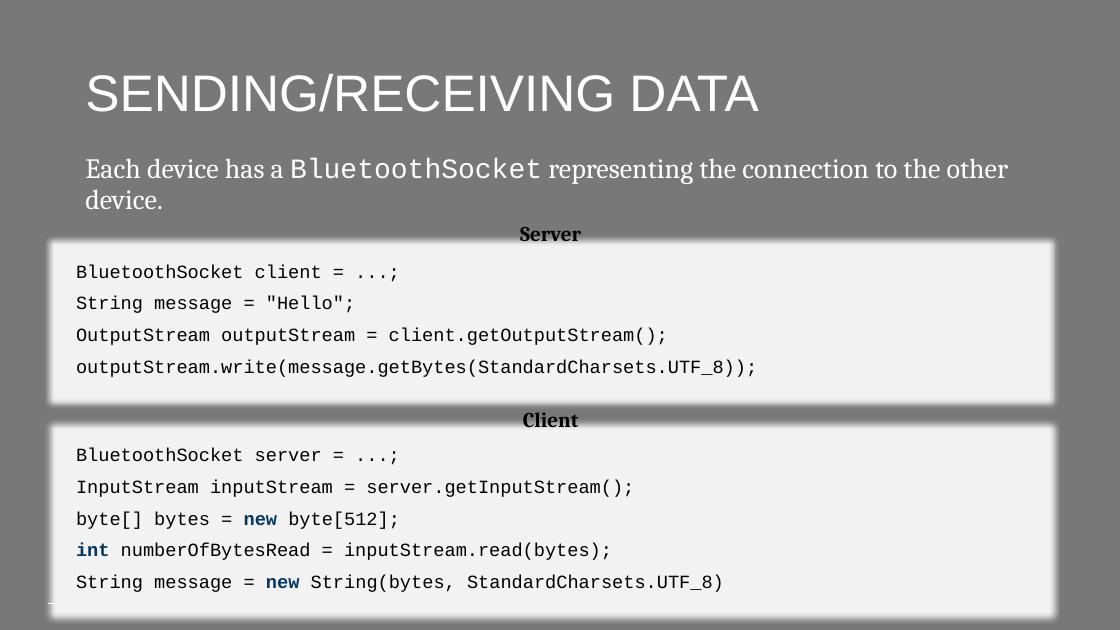
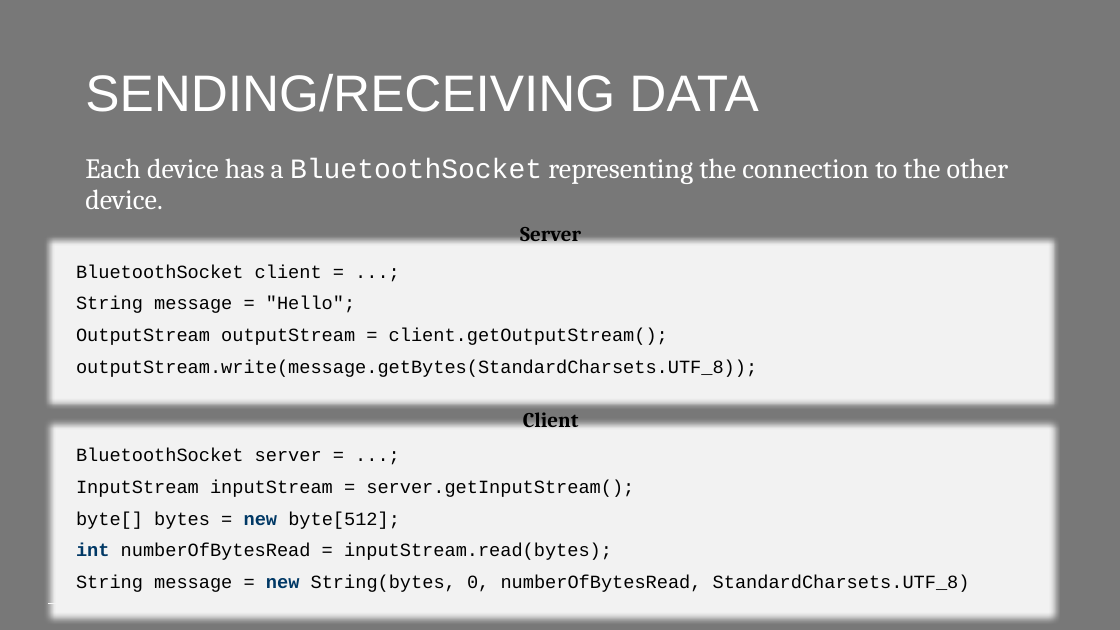
Before and after one commit to PeppeL-G/course-material, a slide deck: slide 12 of src/lectures/android-bluetooth-classic/android-bluetooth-classic.pptx. Drawn at 1120x630 pixels with LibreOffice and Linux fonts; fonts in the diff are those of the drawing; background and template pictures are left out. Boxes give left, top, right and bottom in pixels: in the first picture for what was removed or moved away, otherwise in the second. Text is boxed around its words. In the diff, an @@ line names an element or a change of style, - is before the commit and + after.

Commit message:
Improved lecture.

```diff
--- a/src/lectures/android-bluetooth-classic/android-bluetooth-classic.pptx
+++ b/src/lectures/android-bluetooth-classic/android-bluetooth-classic.pptx
@@ text at box(76, 575, 970, 592): text changed @@
-String message = new String(bytes, StandardCharsets.UTF_8)
+String message = new String(bytes, 0, numberOfBytesRead, StandardCharsets.UTF_8)
```
Also in this commit, not shown: 1 other slide changed, 1 other file.
